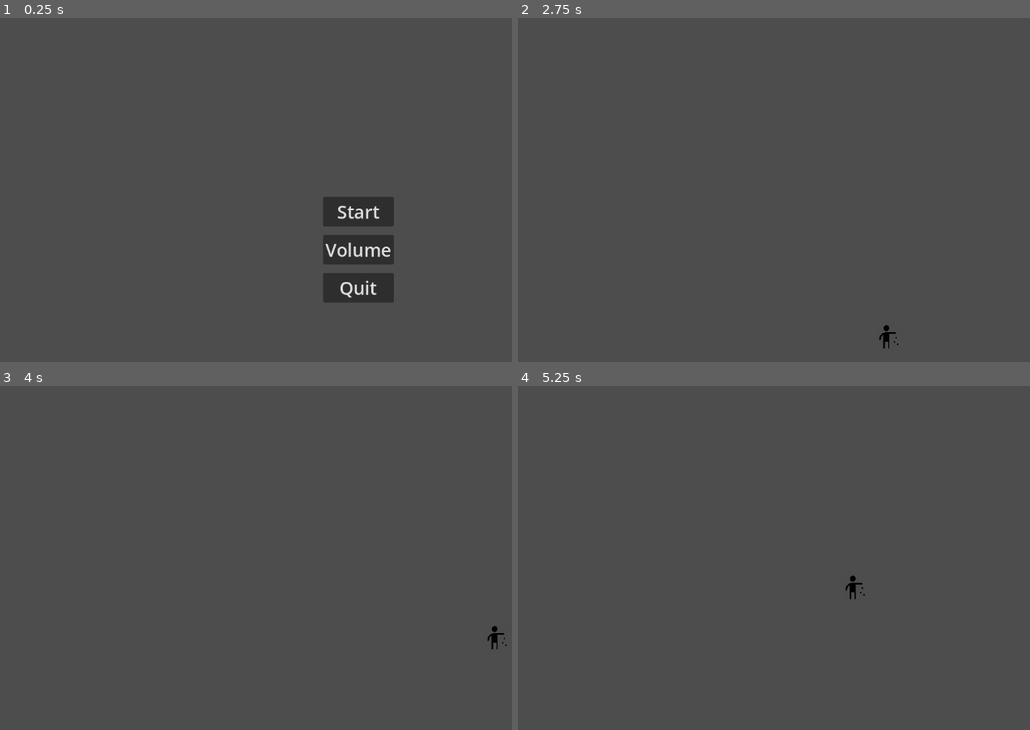
Above: before the commit, frames 1-4 (two rows, left to right).
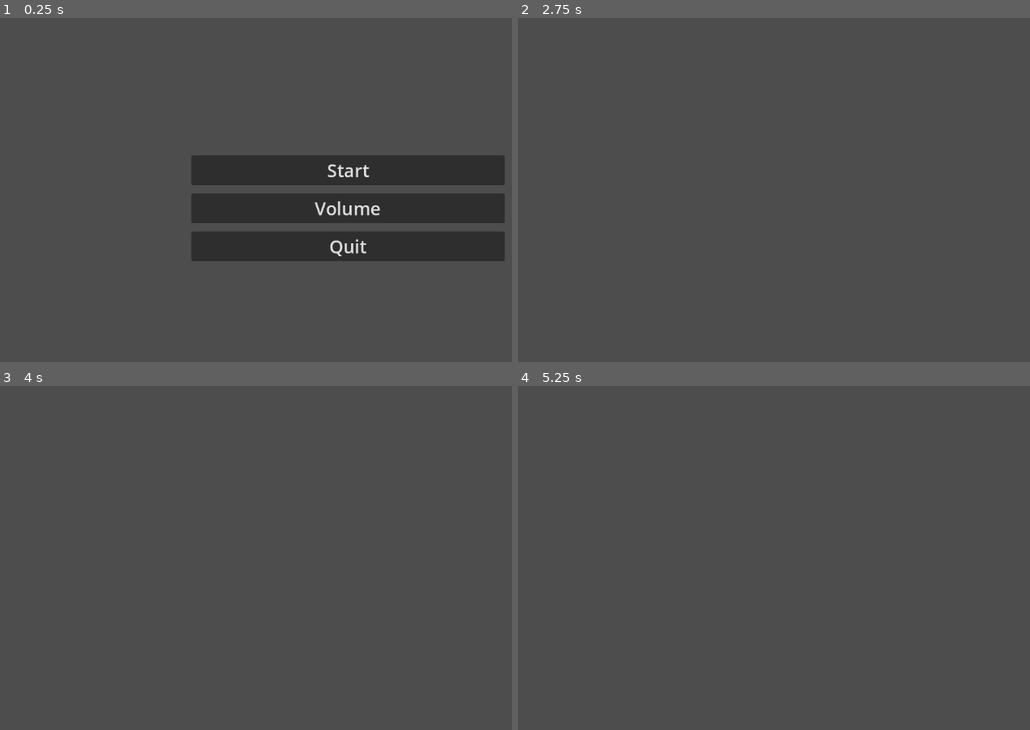
Above: after the commit, the same moments.

Repository: DrWaffle454/Cyborg-Game
Game: Godot game, scene res://Assets/Scenes/Menu UI/main_menu.tscn
The game is run twice, just before and just after one commit, with the same random seed, the same clock (stepped at 60 frames per second) and the same inputs.
Inputs:
- Up to frame 1 (0.25 s): no input
- Up to frame 2 (2.75 s): click "Start" at 0.5 s; tap Enter at 1.25 s; hold D (move_right) 1.28-2.03 s; hold S (move_down) from 2.03 s (still down)
- Up to frame 3 (4 s): release S (move_down) at 2.78 s; hold D (move_right) 2.78-3.53 s; hold W (move_up) from 3.53 s (still down)
- Up to frame 4 (5.25 s): release W (move_up) at 4.28 s; hold A (move_left) from 4.28 s (still down); tap Space at 5 s

The runs differ from the first frame. In frame 1, 15% of the frame differs, in the area x 37-99%, y 39-83%; in frame 2, less than 0.1%; in frame 3, less than 0.1%; in frame 4, less than 0.1%.

Commit message:
I changed stuff

Diff:
--- a/Assets/Scenes/Game World/player.tscn
+++ b/Assets/Scenes/Game World/player.tscn
@@ -1,24 +1,72 @@
-[gd_scene load_steps=4 format=3 uid="uid://cgod7e3u474vm"]
+[gd_scene load_steps=11 format=3 uid="uid://cgod7e3u474vm"]
 
 [ext_resource type="Script" path="res://Assets/Scripts/Game World/player.gd" id="1_hnkut"]
-[ext_resource type="Texture2D" uid="uid://ccxf5epwyv8rx" path="res://Assets/Images/Tiles/thrwoing.png" id="1_p06v7"]
+[ext_resource type="Texture2D" uid="uid://d3cbg8ad5ik4x" path="res://Assets/Images/Tiles/Sprite_sheet8_13.png" id="2_vwdjv"]
 
-[sub_resource type="SpriteFrames" id="SpriteFrames_gy822"]
+[sub_resource type="AtlasTexture" id="AtlasTexture_xdi8q"]
+atlas = ExtResource("2_vwdjv")
+region = Rect2(0, 0, 16, 16)
+
+[sub_resource type="AtlasTexture" id="AtlasTexture_o88lv"]
+atlas = ExtResource("2_vwdjv")
+region = Rect2(16, 0, 16, 16)
+
+[sub_resource type="AtlasTexture" id="AtlasTexture_bxgsq"]
+atlas = ExtResource("2_vwdjv")
+region = Rect2(32, 0, 16, 16)
+
+[sub_resource type="AtlasTexture" id="AtlasTexture_igmb1"]
+atlas = ExtResource("2_vwdjv")
+region = Rect2(48, 0, 16, 16)
+
+[sub_resource type="AtlasTexture" id="AtlasTexture_ucvfo"]
+atlas = ExtResource("2_vwdjv")
+region = Rect2(64, 0, 16, 16)
+
+[sub_resource type="AtlasTexture" id="AtlasTexture_00r2w"]
+atlas = ExtResource("2_vwdjv")
+region = Rect2(80, 0, 16, 16)
+
+[sub_resource type="SpriteFrames" id="SpriteFrames_en13d"]
 animations = [{
 "frames": [{
 "duration": 1.0,
-"texture": ExtResource("1_p06v7")
+"texture": SubResource("AtlasTexture_xdi8q")
+}, {
+"duration": 1.0,
+"texture": SubResource("AtlasTexture_o88lv")
+}, {
+"duration": 1.0,
+"texture": SubResource("AtlasTexture_bxgsq")
+}, {
+"duration": 1.0,
+"texture": SubResource("AtlasTexture_igmb1")
+}, {
+"duration": 1.0,
+"texture": SubResource("AtlasTexture_ucvfo")
+}, {
+"duration": 1.0,
+"texture": SubResource("AtlasTexture_00r2w")
 }],
 "loop": true,
-"name": &"Test",
-"speed": 5.0
+"name": &"idle",
+"speed": 3.0
 }]
+
+[sub_resource type="RectangleShape2D" id="RectangleShape2D_28o8m"]
+size = Vector2(1.5, 2)
 
 [node name="player" type="CharacterBody2D"]
 script = ExtResource("1_hnkut")
 
 [node name="AnimatedSprite2D" type="AnimatedSprite2D" parent="."]
-position = Vector2(436, 364)
+position = Vector2(1.99991, -1)
 scale = Vector2(0.0898438, 0.0957031)
-sprite_frames = SubResource("SpriteFrames_gy822")
-animation = &"Test"
+sprite_frames = SubResource("SpriteFrames_en13d")
+animation = &"idle"
+autoplay = "idle"
+frame_progress = 0.83413
+
+[node name="CollisionShape2D" type="CollisionShape2D" parent="."]
+position = Vector2(1.75, -1)
+shape = SubResource("RectangleShape2D_28o8m")
--- a/Assets/Scenes/Menu UI/main_menu.tscn
+++ b/Assets/Scenes/Menu UI/main_menu.tscn
@@ -15,6 +15,10 @@
 
 [node name="VBoxContainer" type="VBoxContainer" parent="."]
 layout_mode = 0
+offset_left = -235.0
+offset_top = -74.0
+offset_right = 324.0
+offset_bottom = 241.0
 theme_override_constants/separation = 15
 
 [node name="StartButton" type="Button" parent="VBoxContainer"]
--- a/project.godot
+++ b/project.godot
@@ -17,16 +17,6 @@
 
 [input]
 
-move_right={
-"deadzone": 0.5,
-"events": [Object(InputEventKey,"resource_local_to_scene":false,"resource_name":"","device":-1,"window_id":0,"alt_pressed":false,"shift_pressed":false,"ctrl_pressed":false,"meta_pressed":false,"pressed":false,"keycode":0,"physical_keycode":68,"key_label":0,"unicode":100,"echo":false,"script":null)
-]
-}
-move_left={
-"deadzone": 0.5,
-"events": [Object(InputEventKey,"resource_local_to_scene":false,"resource_name":"","device":-1,"window_id":0,"alt_pressed":false,"shift_pressed":false,"ctrl_pressed":false,"meta_pressed":false,"pressed":false,"keycode":0,"physical_keycode":65,"key_label":0,"unicode":97,"echo":false,"script":null)
-]
-}
 move_up={
 "deadzone": 0.5,
 "events": [Object(InputEventKey,"resource_local_to_scene":false,"resource_name":"","device":-1,"window_id":0,"alt_pressed":false,"shift_pressed":false,"ctrl_pressed":false,"meta_pressed":false,"pressed":false,"keycode":0,"physical_keycode":87,"key_label":0,"unicode":119,"echo":false,"script":null)
@@ -37,6 +27,16 @@
 "events": [Object(InputEventKey,"resource_local_to_scene":false,"resource_name":"","device":-1,"window_id":0,"alt_pressed":false,"shift_pressed":false,"ctrl_pressed":false,"meta_pressed":false,"pressed":false,"keycode":0,"physical_keycode":83,"key_label":0,"unicode":115,"echo":false,"script":null)
 ]
 }
+move_left={
+"deadzone": 0.5,
+"events": [Object(InputEventKey,"resource_local_to_scene":false,"resource_name":"","device":-1,"window_id":0,"alt_pressed":false,"shift_pressed":false,"ctrl_pressed":false,"meta_pressed":false,"pressed":false,"keycode":0,"physical_keycode":65,"key_label":0,"unicode":97,"echo":false,"script":null)
+]
+}
+move_right={
+"deadzone": 0.5,
+"events": [Object(InputEventKey,"resource_local_to_scene":false,"resource_name":"","device":-1,"window_id":0,"alt_pressed":false,"shift_pressed":false,"ctrl_pressed":false,"meta_pressed":false,"pressed":false,"keycode":0,"physical_keycode":68,"key_label":0,"unicode":100,"echo":false,"script":null)
+]
+}
 
 [rendering]
 
Not shown: 1 places in Assets/Scenes/CORE/main.tscn that only renumber resources
